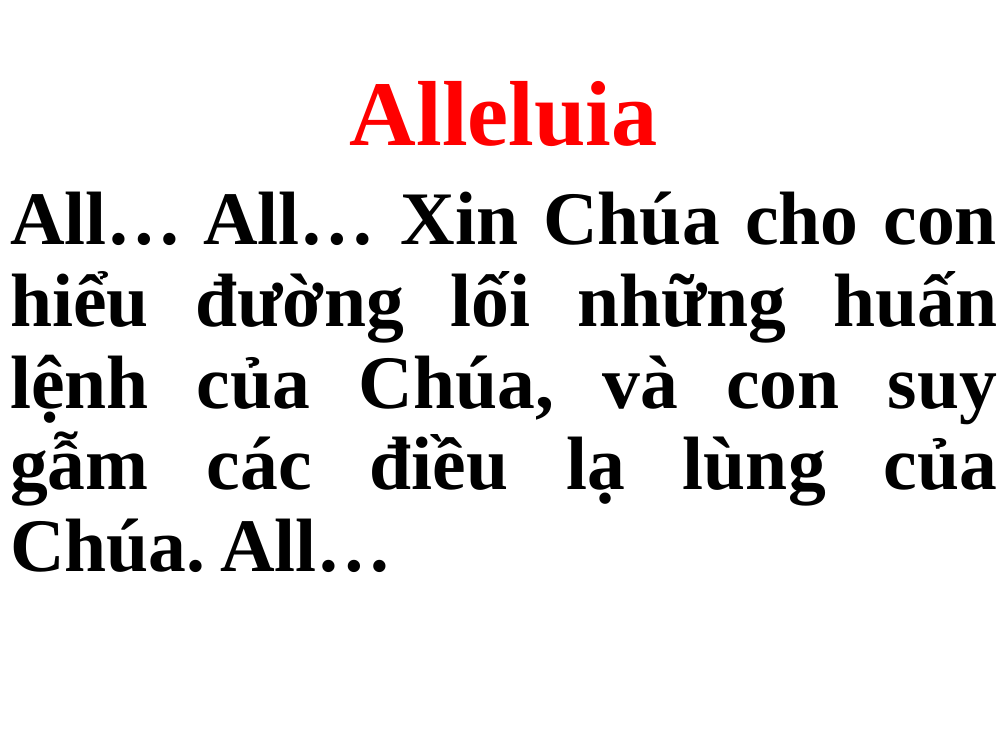
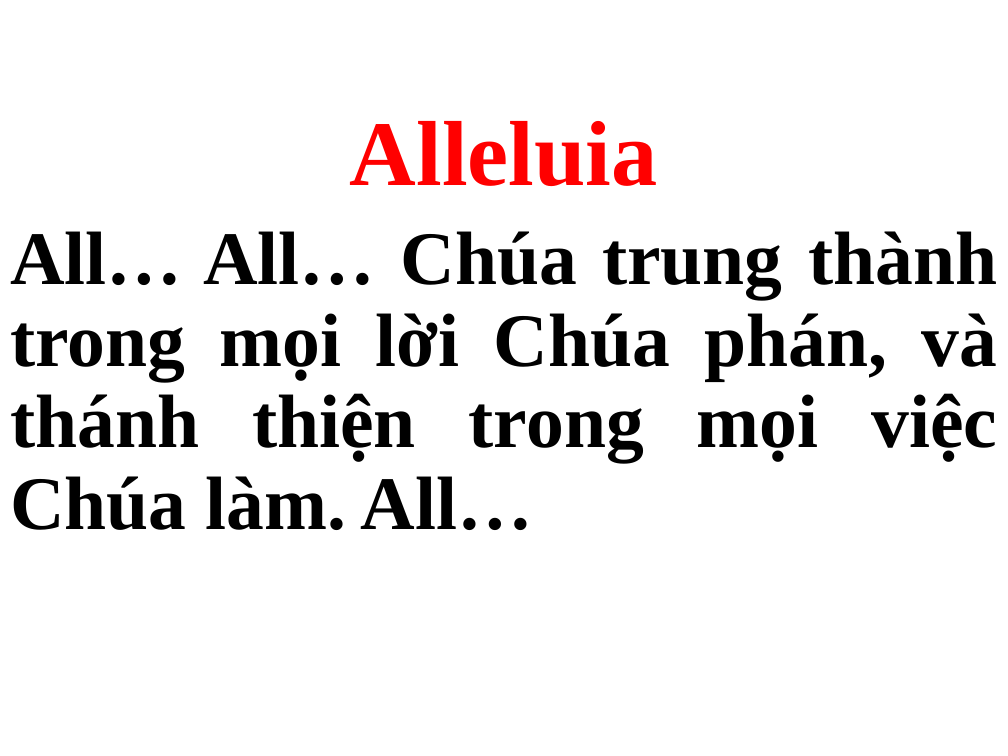
Before and after one commit to webfullstack99/usb-songs, a slide deck: slide 12 of Thứ 3.pptx. Drawn at 1008x756 pixels with LibreOffice and Linux fonts; fonts in the diff are those of the drawing. Boxes give left, top, right and bottom in pixels: in the first picture for what was removed or moved away, otherwise in the second. Text is boxed around its words. In the diff, an @@ line names an element or a change of style, - is before the commit and + after.

```diff
--- a/Thứ 3.pptx
+++ b/Thứ 3.pptx
@@ subtitle "Alleluia": place and size @@
-subtitle "Alleluia" at (10, 81, 997, 572)
+subtitle "Alleluia" at (10, 121, 998, 530)
@@ subtitle at (10, 231, 998, 530): text changed @@
-All… All… Xin Chúa cho con hiểu đường lối những huấn lệnh của Chúa, và con suy gẫm các điều lạ lùng của Chúa. All…
+All… All… Chúa trung thành trong mọi lời Chúa phán, và thánh thiện trong mọi việc Chúa làm. All…
```
Also in this commit, not shown: 1 other slide changed, 15 slides added, 15 slides removed.
